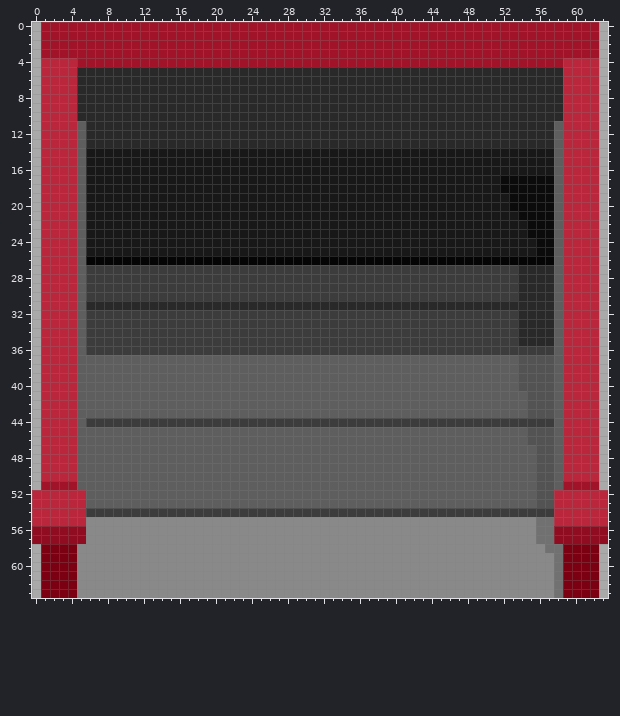
Pixel-art sprite, stored at Assets/Art/Environment/exit_1.png. The first picture shows the starting point.
The file is 64x64 pixels. Colours within 5 levels of each other are drawn and written as one.
Now the later version:
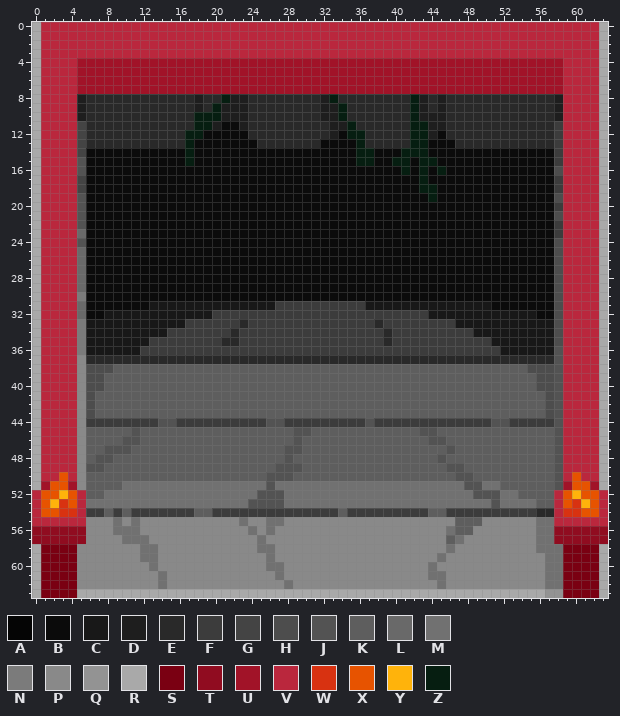
Palette (. is transparent): A #050505  B #0b0b0b  C #181818  D #1e1e1e  E #292929  F #3c3c3c  G #444444  H #4d4d4d  J #535353  K #5e5e5e  L #696969  M #717171  N #7b7b7b  P #898989  Q #939393  R #a9a9a9  S #7a0012  T #900c20  U #a11328  V #ba273d  W #d83211  X #e75300  Y #ffb30b  Z #061e11
Change:
Changed rows in their new state; - is an unchanged pixel.
first column x 1:
 0 VVVVVVVVVVVVVVVVVVVVVVVVVVVVVVVVVVVVVVVVVVVVVVVVVVVVVVVVVVVVVV
 1 VVVVVVVVVVVVVVVVVVVVVVVVVVVVVVVVVVVVVVVVVVVVVVVVVVVVVVVVVVVVVV
 2 VVVVVVVVVVVVVVVVVVVVVVVVVVVVVVVVVVVVVVVVVVVVVVVVVVVVVVVVVVVVVV
 3 VVVVVVVVVVVVVVVVVVVVVVVVVVVVVVVVVVVVVVVVVVVVVVVVVVVVVVVVVVVVVV
 5 ----UUUUUUUUUUUUUUUUUUUUUUUUUUUUUUUUUUUUUUUUUUUUUUUUUUUUUU----
 6 ----UUUUUUUUUUUUUUUUUUUUUUUUUUUUUUUUUUUUUUUUUUUUUUUUUUUUUU----
 7 ----UUUUUUUUUUUUUUUUUUUUUUUUUUUUUUUUUUUUUUUUUUUUUUUUUUUUUU----
 8 ----D------------D--ZDD--------DZ--------ZD-D------------D----
 9 ----D------------D-ZDDD--------DDZ-------ZD-D------------D----
10 ----D------------ZZZDDD--------DDZ-------ZDDD------------D----
11 ----G------------ZZDBBD---------DDZ------ZZDD------------F----
12 ----G-----------ZZBBBBB---------DBZZ-----ZZDB------------F----
13 ----G-----------ZBBBBBBB-------BBBBZ-----ZZBBB-----------F----
14 ----GBBBBBBBBBBBZBBBBBBBBBBBBBBBBBBZZBBBZZZBBBBBBBBBBBBBBF----
15 ----JBBBBBBBBBBBZBBBBBBBBBBBBBBBBBBZZBBZZBZZBBBBBBBBBBBBBF----
16 ----JBBBBBBBBBBBBBBBBBBBBBBBBBBBBBBBBBBBZBZBZBBBBBBBBBBBBH----
17 ----GBBBBBBBBBBBBBBBBBBBBBBBBBBBBBBBBBBBBBZBBBBBBBB------F----
18 ----GBBBBBBBBBBBBBBBBBBBBBBBBBBBBBBBBBBBBBZZBBBBBBB------F----
19 ----JBBBBBBBBBBBBBBBBBBBBBBBBBBBBBBBBBBBBBBZBBBBBBBB-----H----
20 ----JBBBBBBBBBBBBBBBBBBBBBBBBBBBBBBBBBBBBBBBBBBBBBBB-----F----
21 ----JBBBBBBBBBBBBBBBBBBBBBBBBBBBBBBBBBBBBBBBBBBBBBBBB----H----
22 ----JBBBBBBBBBBBBBBBBBBBBBBBBBBBBBBBBBBBBBBBBBBBBBBBBB---F----
23 ----LBBBBBBBBBBBBBBBBBBBBBBBBBBBBBBBBBBBBBBBBBBBBBBBBB---F----
24 ----JBBBBBBBBBBBBBBBBBBBBBBBBBBBBBBBBBBBBBBBBBBBBBBBBBB--H----
25 ----LBBBBBBBBBBBBBBBBBBBBBBBBBBBBBBBBBBBBBBBBBBBBBBBBBB--H----
26 ----LBBBBBBBBBBBBBBBBBBBBBBBBBBBBBBBBBBBBBBBBBBBBBBBBBBBBH----
27 ----LBBBBBBBBBBBBBBBBBBBBBBBBBBBBBBBBBBBBBBBBBBBBBBBBBBBBH----
28 ----LBBBBBBBBBBBBBBBBBBBBBBBBBBBBBBBBBBBBBBBBBBBBBBBBBBBBH----
29 ----LBBBBBBBBBBBBBBBBBBBBBBBBBBBBBBBBBBBBBBBBBBBBBBBBBBBBH----
30 ----NBBBBBBBBBBBBBBBBBBBBBBBBBBBBBBBBBBBBBBBBBBBBBBBBBBBBH----
31 ----LBBBBBBBCCCCCCCCCCCCCCFFFFFFFFFFCCCCCCCCCCCCCCBBBBBBBH----
32 ----LBBCCCCCCCCCCCC------------------------CCCCCCCCCCCCBBH----
33 ----NCCCCCCCCCCC------E--------------E--------CCCCCCCCCCCH----
34 ----NCCCCCCCCC-------E----------------E---------CCCCCCCCCH----
35 ----NCCCCCCC--------EE----------------E-----------CCCCCCCH----
36 ----NCCCCCC----------------------------------------CCCCCCJ----
37 ----PEEEEEEEEEEEEEEEEEEEEEEEEEEEEEEEEEEEEEEEEEEEEEEEEEEEEJ----
38 ----PHHH---------------------------------------------KHHHJ----
39 ----PHH----------------------------------------------KKHHJ----
40 ----PHH----------------------------------------------KKHHJ----
41 ----PH------------------------------------------------KKHJ----
42 ----PH------------------------------------------------KKHJ----
43 ----PH------------------------------------------------KKHJ----
44 ----P--------JJ----------JJ---------J-------------JJ-----J----
45 ----P-----J-----------------JJ------------JJ----------KKKJ----
46 ----P----JJ-----------------J--------------JJ---------KKKJ----
47 ----P--JJJ-----------------JJ----------------J---------KKJ----
48 ----P-JJ-------------------J----------------J----------KKJ----
49 ----PJJ-------------------JJJ----------------JJ--------KKJ----
50 --X-P--------------------JJJ------------------JJ-------KKJ-X--
51 -XX-P----MMMMMMMMMMMMMMMMJMMMMMMMMMMMMMMMMMMMMMJJMM----KKJ-XX-
52 XXYX---MMMMMMMMMMMMMMMMMJJJMMMMMMMMMMMMMMMMMMMMMJJJMM--KK-XYXX
53 XYWX-MMMMMMMMMMMMMMMMMMJJJJMMMMMMMMMMMMMMMMMMMMMMMJMMMMKK-XWYX
54 XXWW---K-K-------KK--------------K---------KK----------EE-WWXX
55 --------M-M-----------M--MM-------------------KKK-------------
56 --------MMM------------M-M-------------------MKK--------------
57 ---------MMM------------M--------------------KM---------------
58 -----------MM-----------MM-------------------M---------M------
59 -----------MM------------M------------------M-----------M-----
60 ------------M------------MM----------------M------------M-----
61 -------------M------------M----------------MM-----------M-----
62 -------------M-------------M----------------M-----------M-----
63 ----RRRRRRRRRRRRRRRRRRRRRRRRRRRRRRRRRRRRRRRRRRRRRRRRRRRRQQ----
